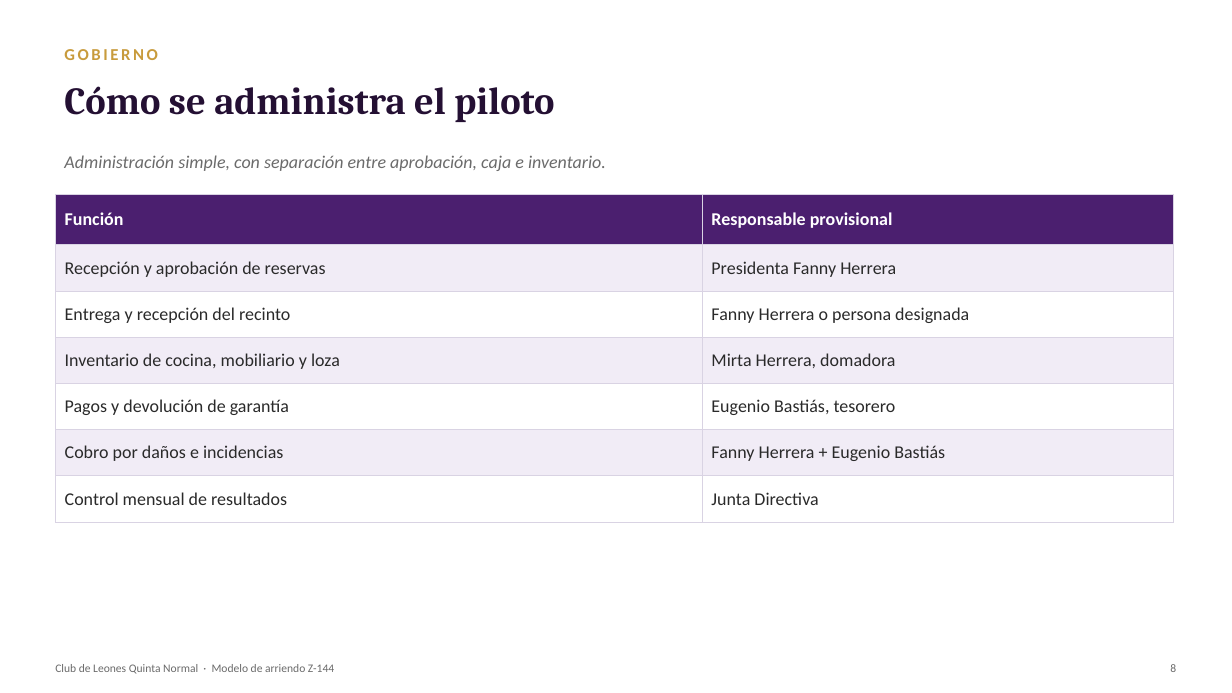
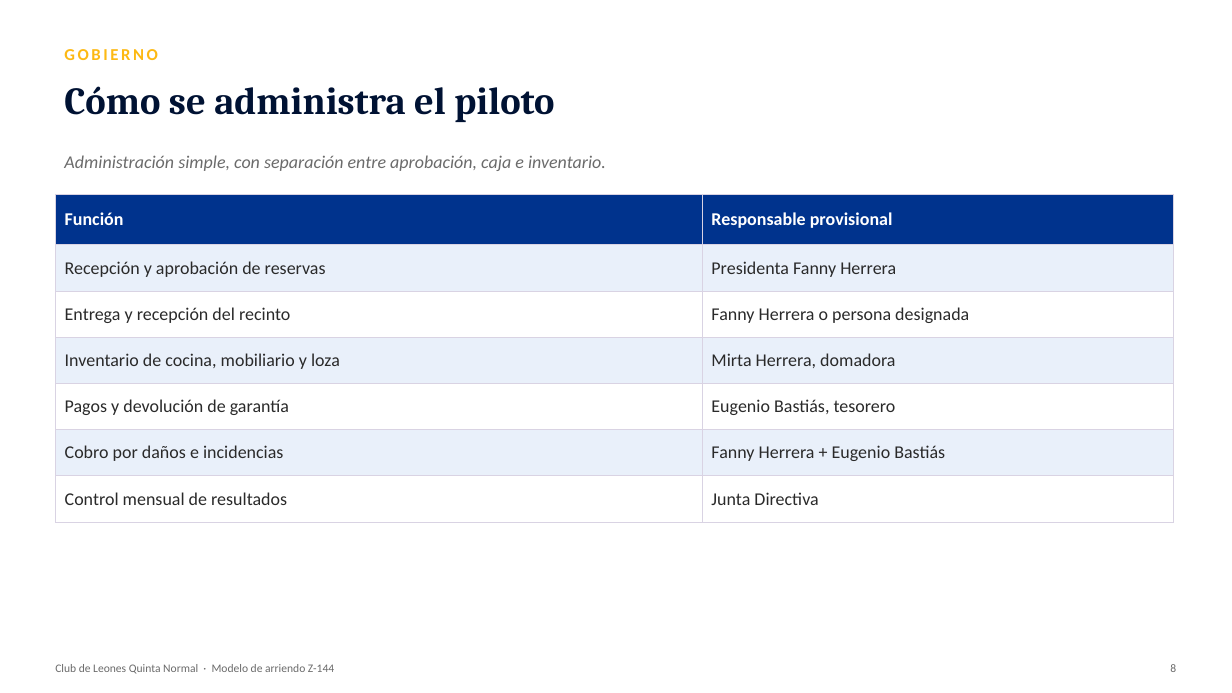
Before and after one commit to wbarrientosd-svg/claude, a slide deck: slide 8 of informes/Presentacion_Modelo_Arriendo_Club_Leones_Z144.pptx. Drawn at 1232x693 pixels with LibreOffice and Linux fonts; fonts in the diff are those of the drawing. Boxes give left, top, right and bottom in pixels: in the first picture for what was removed or moved away, otherwise in the second. Text is boxed around its words. In the diff, an @@ line names an element or a change of style, - is before the commit and + after.

```diff
--- a/informes/Presentacion_Modelo_Arriendo_Club_Leones_Z144.pptx
+++ b/informes/Presentacion_Modelo_Arriendo_Club_Leones_Z144.pptx
@@ text "GOBIERNO" at bbox=[64, 49, 157, 60]: text colour #C89B3C to #FDB913 @@
@@ text "Cómo se administra el piloto" at bbox=[64, 86, 554, 122]: text colour #241033 to #001233 @@
@@ table at bbox=[55, 194, 1174, 518] @@
@@ fill #4B1F6F to #00338D in row 1 @@
@@ fill #F1ECF6 to #E9F0FA in 6 cells @@
```
Also in this commit, not shown: 9 other slides changed, 1 other file.
